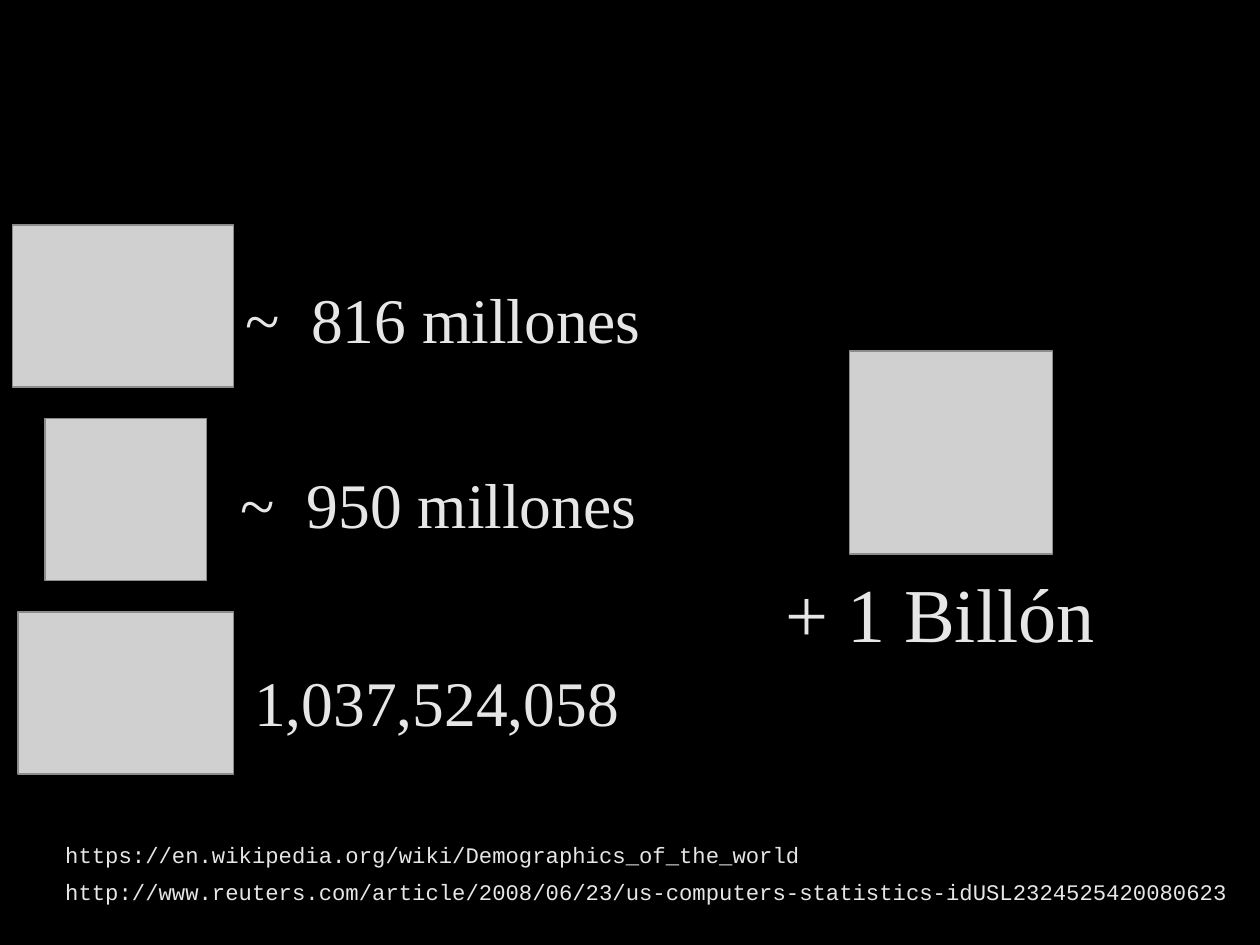
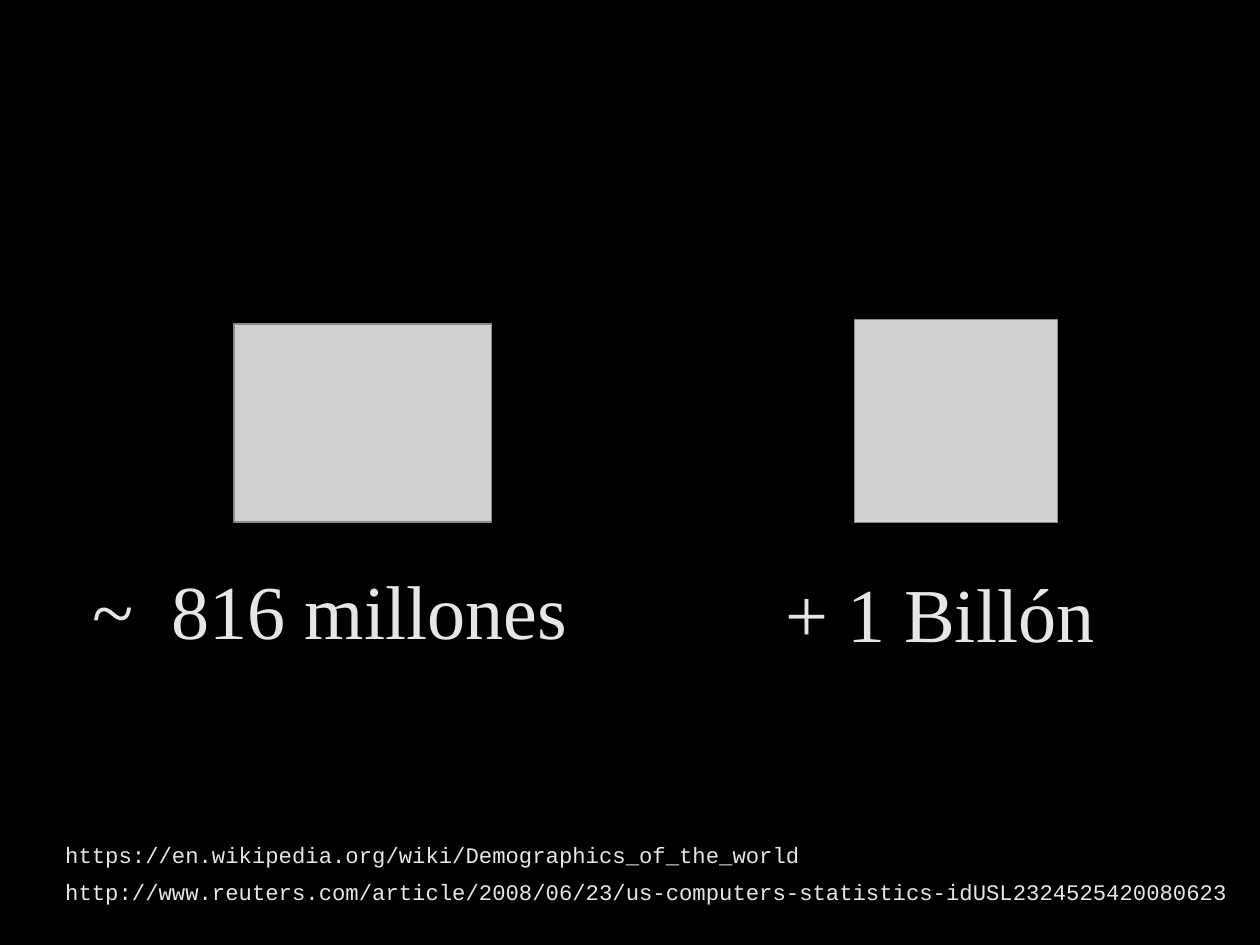
Before and after one commit to marcosdg/intro-AI-presentation, a slide deck: slide 13 of ia-and-ga.odp. Drawn at 1260x945 pixels with LibreOffice and Linux fonts; fonts in the diff are those of the drawing; grey boxes stand for pictures. Boxes give left, top, right and bottom in pixels: in the first picture for what was removed or moved away, otherwise in the second. Text is boxed around its words. In the diff, an @@ line names an element or a change of style, - is before the commit and + after.

```diff
--- a/ia-and-ga.odp
+++ b/ia-and-ga.odp
@@ picture: place and size @@
-picture at <box>13,225,234,388</box>
+picture at <box>234,324,492,521</box>
@@ picture: place and size @@
-picture at <box>851,351,1054,555</box>
+picture at <box>855,320,1059,524</box>
@@ picture removed at <box>45,418,207,581</box> @@
@@ text removed at <box>307,484,636,529</box> @@
-~ 950 millones
@@ text "~ 816 millones": place and size @@
-text "~ 816 millones" at <box>311,299,640,344</box>
+text "~ 816 millones" at <box>172,586,567,640</box>
@@ text "~ 816 millones" at <box>172,586,567,640</box>: size 40 to 48 pt @@
@@ picture removed at <box>18,612,234,774</box> @@
@@ text removed at <box>254,683,619,736</box> @@
-1,037,524,058
```
Also in this commit, not shown: 1 other slide changed.
